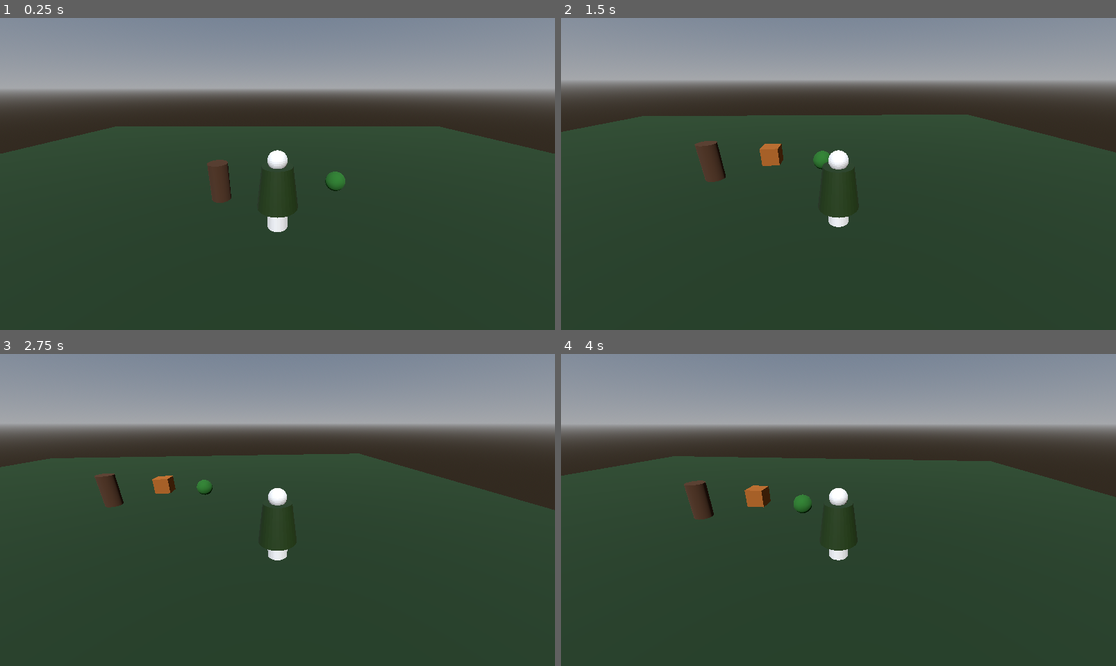
Above: before the commit, frames 1-4 (two rows, left to right).
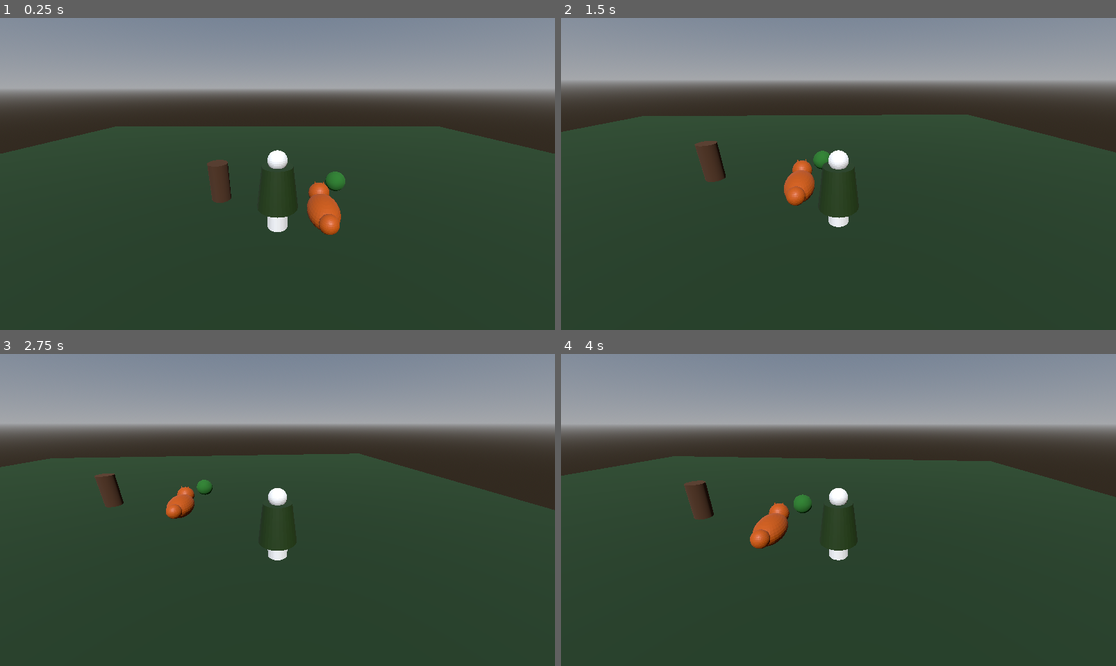
Above: after the commit, the same moments.

Repository: PaOwiad/SilentFlora
Game: Godot game, scene res://flüsterhain_scene.tscn
Same seed, same stepped clock (60 frames per second), same inputs: the game is played once before the commit and once after it.
Inputs:
- Up to frame 1 (0.25 s): no input
- Up to frame 2 (1.5 s): tap Enter (ui_accept) at 0.5, 0.77 s; hold Right (ui_right) 0.53-1.28 s; hold Down (ui_down) from 1.28 s (still down)
- Up to frame 3 (2.75 s): tap Enter (ui_accept) at 1.52 s; release Down (ui_down) at 2.03 s; hold Right (ui_right) from 2.03 s (still down)
- Up to frame 4 (4 s): release Right (ui_right) at 2.78 s; hold Up (ui_up) 2.78-3.53 s; tap Enter (ui_accept) at 3.02, 3.77 s; hold Left (ui_left) from 3.53 s (still down)

The runs differ from the first frame. In frame 1, 0.7% of the frame differs, in the area x 55-62%, y 52-70%; in frame 2, 0.9%; in frame 3, 0.6%; in frame 4, 0.9%, in the area x 33-42%, y 42-63%.

Commit message:
Fuchs Figur aus Blender importiert

Diff:
--- a/flüsterhain_scene.tscn
+++ b/flüsterhain_scene.tscn
@@ -7,6 +7,7 @@
 [ext_resource type="Script" uid="uid://dbd78lby23qlu" path="res://decision.gd" id="4_qpfqq"]
 [ext_resource type="Script" uid="uid://4vwtrw02wfsm" path="res://fox.gd" id="5_xx6p7"]
 [ext_resource type="AudioStream" uid="uid://ipuis3ss7y7p" path="res://170515__rolandasb__forest_ambient_01_loop.wav" id="6_xvbrs"]
+[ext_resource type="PackedScene" uid="uid://bov63llvp5au1" path="res://fio_figure.glb" id="7_st2r7"]
 
 [sub_resource type="CapsuleShape3D" id="CapsuleShape3D_xmjwg"]
 
@@ -45,12 +46,6 @@
 background_mode = 2
 sky = SubResource("Sky_n7s7b")
 
-[sub_resource type="StandardMaterial3D" id="StandardMaterial3D_st2r7"]
-albedo_color = Color(0.7058824, 0.39215687, 0.11764706, 1)
-
-[sub_resource type="BoxMesh" id="BoxMesh_qpfqq"]
-material = SubResource("StandardMaterial3D_st2r7")
-
 [node name="FlüsterhainScene" type="Node3D" unique_id=627585724]
 
 [node name="Player" type="CharacterBody3D" parent="." unique_id=680603822]
@@ -63,7 +58,7 @@
 [node name="Camera3D" type="Camera3D" parent="Player" unique_id=1986163734]
 transform = Transform3D(1, 0, 0, 0, 1, 0, 0, 0, 1, 0, 2, 5)
 
-[node name="player_figure" parent="Player" unique_id=178539933 instance=ExtResource("2_xvbrs")]
+[node name="player_figure" parent="Player" unique_id=1093171150 instance=ExtResource("2_xvbrs")]
 
 [node name="Boden" type="StaticBody3D" parent="." unique_id=1331204617]
 
@@ -109,11 +104,10 @@
 transform = Transform3D(1, 0, 0, 0, 0.70710677, 0.70710677, 0, -0.70710677, 0.70710677, 0, 0, 0)
 
 [node name="Fox" type="Node3D" parent="." unique_id=43637006]
+transform = Transform3D(-4.371139e-08, 0, 1, 0, 1, 0, -1, 0, -4.371139e-08, 2, 0.5, -1)
 script = ExtResource("5_xx6p7")
 
-[node name="MeshInstance3D" type="MeshInstance3D" parent="Fox" unique_id=75569591]
-transform = Transform3D(1, 0, 0, 0, 1, 0, 0, 0, 1, 0, 1, -4)
-mesh = SubResource("BoxMesh_qpfqq")
+[node name="fio_figure" parent="Fox" unique_id=2137682320 instance=ExtResource("7_st2r7")]
 
 [node name="AmbientSound" type="AudioStreamPlayer" parent="." unique_id=1862584676]
 stream = ExtResource("6_xvbrs")
Binary file added: fio_figure.glb
Not shown, added: fio_figure.glb.import
Not shown, added: player_figure.blend.import
Not shown, added: player_figure.blend
